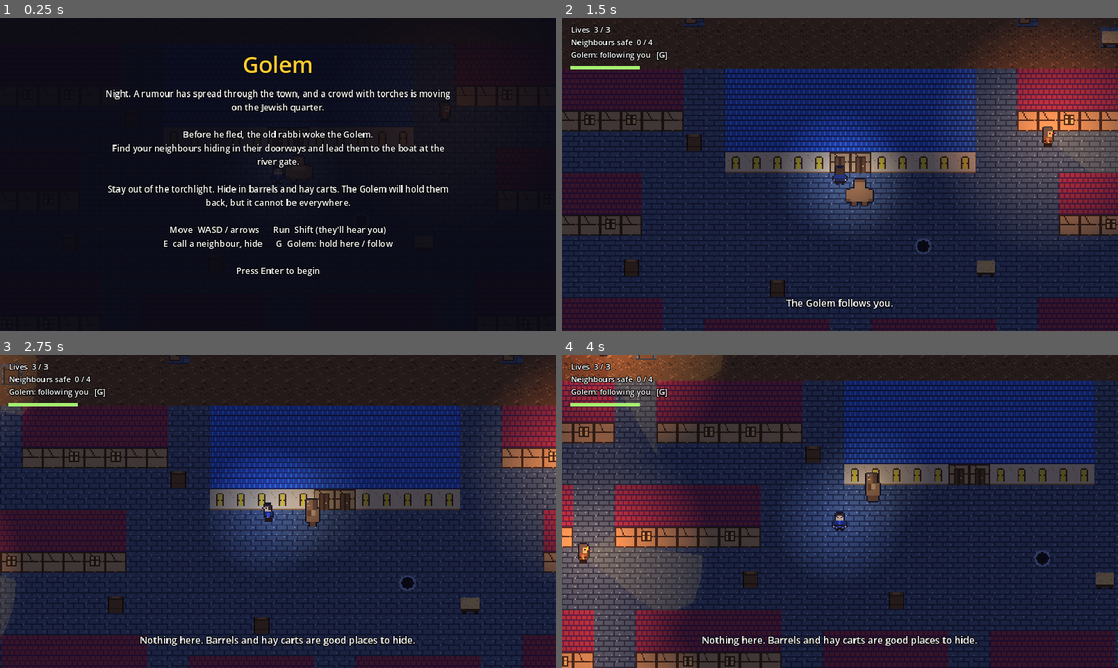
Above: before the commit, frames 1-4 (two rows, left to right).
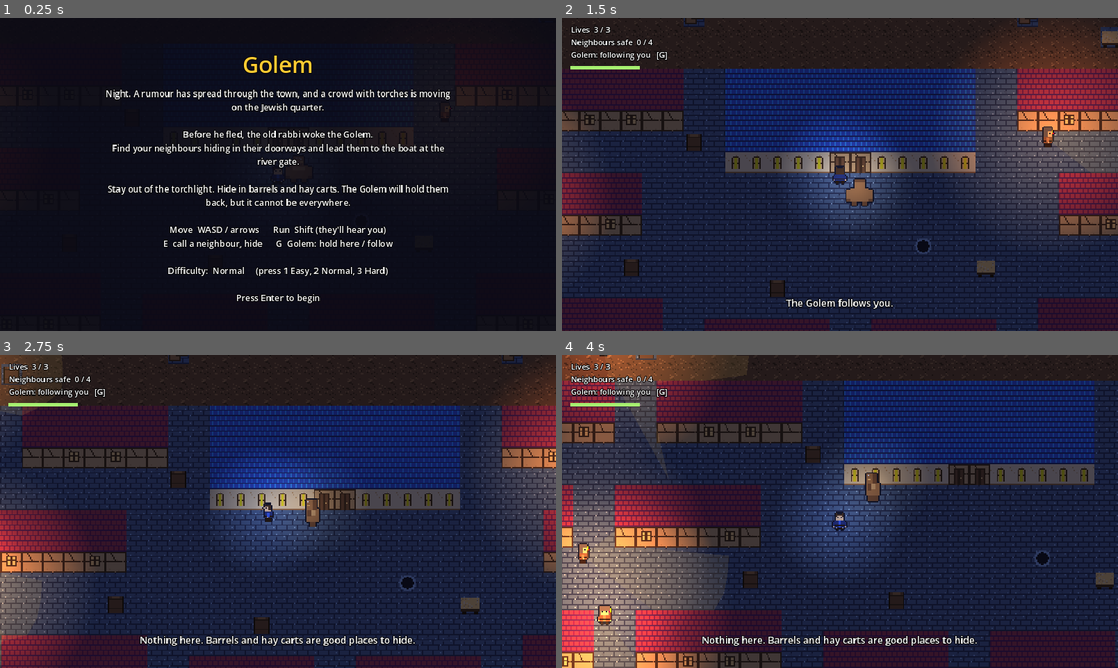
Above: after the commit, the same moments.

Repository: adobrer99-max/golem-game
Game: Godot game, scene res://main.tscn
The game is run twice, just before and just after one commit, with the same random seed, the same clock (stepped at 60 frames per second) and the same inputs.
Inputs:
- Up to frame 1 (0.25 s): no input
- Up to frame 2 (1.5 s): tap Enter (confirm) at 0.5 s; hold Enter (confirm) 0.53-1.28 s; hold W (up) from 0.53 s (still down); tap Space at 0.77 s; tap G (golem) at 0.8, 1.35 s
- Up to frame 3 (2.75 s): tap Space at 1.52 s; tap E (interact) at 1.55 s; release W (up) at 2.03 s; hold A (left) from 2.03 s (still down); hold E (interact) from 2.03 s (still down); tap Shift (sprint) at 2.3 s
- Up to frame 4 (4 s): release E (interact) at 2.78 s; tap Shift (sprint) at 2.85 s; tap Space at 3.02, 3.77 s; tap 1 at 3.05, 3.6 s; release A (left) at 3.53 s; hold S (down) from 3.53 s (still down); tap 2 at 3.8 s

The runs differ from the first frame. In frame 1, 0.6% of the frame differs, in the area x 30-70%, y 79-92%; in frame 2, 1.3%; in frame 3, 5.8%; in frame 4, 11%, in the area x 0-30%, y 49-100%.

Commit message:
Harder: Easy / Normal / Hard, three more patrols
Normal is the new default. Mobs see further, notice you faster, chase longer
and check hiding places where they lost you; the Golem shoves less often;
getting caught sends your neighbours back into hiding. Easy keeps the first
version's rules. Also fixes routes to barrels and hay carts (searchers and
the Golem couldn't path to them). Adds tests/difficulty.gd.

Co-Authored-By: Claude Opus 5.5 <noreply@anthropic.com>
Claude-Session: https://claude.ai/code/session_016Cn9VQzkGSf1AWUzN4E1E7

Diff:
--- a/game/scripts/golem.gd
+++ b/game/scripts/golem.gd
@@ -5,6 +5,8 @@
 const SPEED := 46.0
 const REACH := 30.0
 
+var rest := 1.0          # seconds between shoves (set by the difficulty)
+var knockdown := 3.5     # how long a shoved mob member stays down
 var holding := false
 var hold_pos := Vector2.ZERO
 var shove_cooldown := 0.0
@@ -55,7 +57,7 @@
 	animate(false, "shove")
 	sprite.frame = 0
 	shoving = 0.45
-	shove_cooldown = 1.0
+	shove_cooldown = rest
 	get_tree().create_timer(0.15).timeout.connect(_hit)
 
 
@@ -72,4 +74,4 @@
 		if global_position.distance_to(m.global_position) < REACH + 4 and (m.global_position - global_position).dot(facing) > 0:
 			hit[m] = true
 	for m in hit:
-		m.stun(global_position)
+		m.stun(global_position, knockdown)
--- a/game/scripts/hud.gd
+++ b/game/scripts/hud.gd
@@ -74,8 +74,8 @@
 	message_time = seconds
 
 
-func refresh(lives: int, saved: int, total: int, following: int, golem_holding: bool, stamina: float, hidden: bool) -> void:
-	var t := "Lives  %d / 3\nNeighbours safe  %d / %d" % [lives, saved, total]
+func refresh(lives: int, max_lives: int, saved: int, total: int, following: int, golem_holding: bool, stamina: float, hidden: bool) -> void:
+	var t := "Lives  %d / %d\nNeighbours safe  %d / %d" % [lives, max_lives, saved, total]
 	if following > 0:
 		t += "   (%d with you)" % following
 	t += "\nGolem: %s   [G]" % ("holding this spot" if golem_holding else "following you")
--- a/game/scripts/level.gd
+++ b/game/scripts/level.gd
@@ -183,21 +183,33 @@
 		a = nearest_open(a)
 	if not astar.is_in_boundsv(b):
 		return PackedVector2Array()
+	var target_solid := astar.is_point_solid(b)
+	if target_solid:
+		b = nearest_open(b, from)   # e.g. a barrel: walk to the free tile next to it
 	var p := astar.get_point_path(a, b, true)
 	for i in p.size():
 		p[i] += Vector2(0, 4)
-	if p.size() > 0 and not astar.is_point_solid(b):
+	if p.size() > 0 and not target_solid:
 		p[p.size() - 1] = to   # finish exactly on the target
 	return p
 
 
-func nearest_open(c: Vector2i) -> Vector2i:
+## The closest free tile to c, preferring the side nearest `toward` when given.
+func nearest_open(c: Vector2i, toward := Vector2.INF) -> Vector2i:
 	for r in range(1, 4):
+		var best := c
+		var bd := INF
 		for dy in range(-r, r + 1):
 			for dx in range(-r, r + 1):
 				var n := c + Vector2i(dx, dy)
 				if astar.is_in_boundsv(n) and not astar.is_point_solid(n):
-					return n
+					var d := 0.0 if toward == Vector2.INF else center(n).distance_to(toward)
+					d += Vector2(dx, dy).length() * 4.0
+					if d < bd:
+						bd = d
+						best = n
+		if best != c:
+			return best
 	return c
 
 
--- a/game/scripts/main.gd
+++ b/game/scripts/main.gd
@@ -11,6 +11,20 @@
 	"elder": "res://art/elder/elder.tscn",
 }
 
+# Easy is the first version of the game. Normal and Hard add three more patrols, and make the mob
+# see further, notice you faster, chase harder and check hiding places. The Golem shoves less often,
+# and when you're caught your neighbours scatter back to their doorways.
+const DIFFICULTY := {
+	"Easy":   {"view": 92.0, "alert": 1.0, "chase": 64.0, "give_up": 2.5, "golem_rest": 1.0, "knockdown": 3.5, "lives": 3,
+		"scatter": false, "extra_mobs": false, "check_hiding": false, "hearing": 100.0, "stamina_drain": 0.45},
+	"Normal": {"view": 112.0, "alert": 1.5, "chase": 70.0, "give_up": 3.5, "golem_rest": 1.8, "knockdown": 2.6, "lives": 3,
+		"scatter": true, "extra_mobs": true, "check_hiding": true, "hearing": 125.0, "stamina_drain": 0.55},
+	"Hard":   {"view": 126.0, "alert": 2.0, "chase": 76.0, "give_up": 4.5, "golem_rest": 2.6, "knockdown": 1.8, "lives": 2,
+		"scatter": true, "extra_mobs": true, "check_hiding": true, "hearing": 150.0, "stamina_drain": 0.7},
+}
+
+var difficulty: String = Engine.get_meta("golem_difficulty", "Normal")   # remembered across restarts
+var diff: Dictionary
 var level: Level
 var player: Player
 var golem: Golem
@@ -63,6 +77,7 @@
 	for id in level.mobs:
 		var m := _spawn(Mob.new(), "mob", level.mobs[id], actors) as Mob
 		m.start = m.global_position
+		m.id = id
 		for p in level.patrols.get(id, []):
 			if level.points.has(p):
 				m.route.append(level.spot(level.points[p]))
@@ -73,14 +88,21 @@
 	if body:
 		body.area_entered.connect(_on_player_touched)
 
+	for nb in neighbours:
+		nb.home = nb.global_position
 	hud = Hud.new()
 	add_child(hud)
+	_show_intro()
+
+
+func _show_intro() -> void:
 	hud.show_screen("Golem",
 		"Night. A rumour has spread through the town, and a crowd with torches is moving on the Jewish quarter.\n\n" +
 		"Before he fled, the old rabbi woke the Golem.\n" +
 		"Find your neighbours hiding in their doorways and lead them to the boat at the river gate.\n\n" +
 		"Stay out of the torchlight. Hide in barrels and hay carts. The Golem will hold them back, but it cannot be everywhere.\n\n" +
-		"Move  WASD / arrows      Run  Shift (they'll hear you)\nE  call a neighbour, hide      G  Golem: hold here / follow\n\nPress Enter to begin")
+		"Move  WASD / arrows      Run  Shift (they'll hear you)\nE  call a neighbour, hide      G  Golem: hold here / follow\n\n" +
+		"Difficulty:  %s     (press 1 Easy, 2 Normal, 3 Hard)\n\nPress Enter to begin" % difficulty)
 
 
 func _spawn(a: Actor, sprite: String, cell: Vector2i, parent: Node, radius := 5.0) -> Actor:
@@ -122,6 +144,10 @@
 func _unhandled_input(event: InputEvent) -> void:
 	if event.is_action_pressed("confirm") and state == "intro":
 		start()
+	elif state == "intro" and event is InputEventKey and event.pressed and not event.echo and event.physical_keycode in [KEY_1, KEY_2, KEY_3]:
+		difficulty = ["Easy", "Normal", "Hard"][event.physical_keycode - KEY_1]
+		Engine.set_meta("golem_difficulty", difficulty)
+		_show_intro()
 	elif event.is_action_pressed("restart") or (event.is_action_pressed("confirm") and state in ["won", "lost"]):
 		get_tree().reload_current_scene()
 	elif state == "play":
@@ -133,6 +159,22 @@
 
 
 func start() -> void:
+	diff = DIFFICULTY[difficulty]
+	lives = diff.lives
+	for m in mobs.duplicate():
+		if not diff.extra_mobs and int(m.id) > 5:
+			mobs.erase(m)
+			m.cone.queue_free()
+			m.queue_free()
+			continue
+		m.view = diff.view
+		m.alert_rate = diff.alert
+		m.chase_speed = diff.chase
+		m.give_up = diff.give_up
+		m.checks_hiding_spots = diff.check_hiding
+	golem.rest = diff.golem_rest
+	golem.knockdown = diff.knockdown
+	player.stamina_drain = diff.stamina_drain
 	state = "play"
 	hud.hide_screen()
 	hud.say("Find your neighbours. Press E next to them.", 5.0)
@@ -141,7 +183,7 @@
 func _physics_process(_delta: float) -> void:
 	if state == "play" and player.sprinting:
 		for m in mobs:
-			if m.global_position.distance_to(player.global_position) < 100.0:
+			if m.global_position.distance_to(player.global_position) < diff.hearing:
 				m.hear(player.global_position)
 	var on_exit := level.is_exit(level.cell_of(player.global_position))
 	if state == "play" and on_exit:
@@ -152,7 +194,7 @@
 			hud.say("You can't leave yet. Some of your neighbours are still hiding in the quarter.")
 	if not on_exit:
 		told_exit = false
-	hud.refresh(lives, saved, neighbours.size(), followers.size(), golem.holding, player.stamina, player.in_hiding)
+	hud.refresh(lives, diff.get("lives", 3), saved, neighbours.size(), followers.size(), golem.holding, player.stamina, player.in_hiding)
 
 
 func interact() -> void:
@@ -207,7 +249,7 @@
 		player_caught(who)
 
 
-func player_caught(_by: Mob) -> void:
+func player_caught(_by: Mob, why := "They caught you!") -> void:
 	if state != "play" or player.safe_time > 0.0:
 		return
 	lives -= 1
@@ -216,7 +258,13 @@
 		hud.show_screen("Caught", "They caught you too many times.\n\nPress Enter to try again.")
 		return
 	state = "caught"
-	hud.say("They caught you! You break free and run back to the synagogue.", 3.0)
+	if diff.scatter and followers.size() > 0:
+		hud.say(why + " You break free, but your neighbours scatter back into hiding.", 4.0)
+		for n in followers:
+			n.go_home()
+		followers.clear()
+	else:
+		hud.say(why + " You break free and run back to the synagogue.", 3.0)
 	await get_tree().create_timer(1.2).timeout
 	player.unhide()
 	player.global_position = level.spot(level.player_start)
--- a/game/scripts/mob.gd
+++ b/game/scripts/mob.gd
@@ -6,11 +6,17 @@
 enum S { PATROL, CHASE, SEARCH, RETURN, STUNNED }
 
 const PATROL_SPEED := 32.0
-const CHASE_SPEED := 64.0
 const SEARCH_SPEED := 44.0
-const VIEW := 92.0
 const HALF_ANGLE := 0.66        # radians either side of where they face
 const RAYS := 11
+
+# set by the difficulty (see DIFFICULTY in main.gd)
+var view := 92.0
+var chase_speed := 64.0
+var give_up := 2.5
+var alert_rate := 1.0
+var checks_hiding_spots := false
+var id := ""
 
 var state := S.PATROL
 var start := Vector2.ZERO
@@ -75,8 +81,8 @@
 	var player: Player = main.player
 	var sees := can_see(player)
 	if sees:
-		var closeness := 1.0 - clampf(global_position.distance_to(player.global_position) / VIEW, 0.0, 1.0)
-		alert = minf(1.0, alert + delta * (0.9 + 3.0 * closeness))
+		var closeness := 1.0 - clampf(global_position.distance_to(player.global_position) / view, 0.0, 1.0)
+		alert = minf(1.0, alert + delta * (0.9 + 3.0 * closeness) * alert_rate)
 		last_seen = player.global_position
 	else:
 		alert = maxf(0.0, alert - delta * 0.35)
@@ -100,14 +106,14 @@
 				moving = move_along(PATROL_SPEED)
 		S.CHASE:
 			lost_time = 0.0 if sees else lost_time + delta
-			if lost_time > 2.5:
+			if lost_time > give_up:
 				state = S.SEARCH
 				search_time = 4.0
 			else:
 				if repath <= 0.0:
 					go_to(last_seen)
 					repath = 0.3
-				moving = move_along(CHASE_SPEED)
+				moving = move_along(chase_speed)
 				if global_position.distance_to(player.global_position) < 11.0:
 					main.player_caught(self)
 		S.SEARCH:
@@ -117,6 +123,9 @@
 				if repath <= 0.0 and global_position.distance_to(last_seen) > 6.0:
 					go_to(last_seen)
 					repath = 1.0
+				# on Normal and Hard they check barrels and hay carts near where they lost you
+				if checks_hiding_spots and player.in_hiding and global_position.distance_to(player.global_position) < 24.0:
+					main.player_caught(self, "They found you hiding!")
 				search_time -= delta
 				look_time -= delta
 				if look_time <= 0.0:
@@ -144,7 +153,7 @@
 	var eye := global_position + Vector2(0, -10)
 	var to := player.global_position + Vector2(0, -6)
 	var d := eye.distance_to(to)
-	if d > VIEW:
+	if d > view:
 		return false
 	if player.in_hiding:
 		# hiding only works if they didn't watch you climb in
@@ -173,9 +182,9 @@
 	repath = 1.0
 
 
-func stun(from: Vector2) -> void:
+func stun(from: Vector2, seconds := 3.5) -> void:
 	state = S.STUNNED
-	stun_time = 3.5
+	stun_time = seconds
 	alert = 0.0
 	velocity = (global_position - from).normalized() * 160.0
 
@@ -192,7 +201,7 @@
 	var base := facing.angle()
 	for i in RAYS:
 		var a := base - HALF_ANGLE + 2.0 * HALF_ANGLE * i / (RAYS - 1)
-		var world_end: Vector2 = level.ray_end(global_position + eye, global_position + eye + Vector2.from_angle(a) * VIEW)
+		var world_end: Vector2 = level.ray_end(global_position + eye, global_position + eye + Vector2.from_angle(a) * view)
 		pts.append(world_end - global_position)
 	cone.polygon = pts
 	var c := Color(1.0, 0.25, 0.2, 0.22) if state == S.CHASE else Color(1.0, 0.82, 0.4, 0.10 + 0.14 * alert)
--- a/game/scripts/neighbour.gd
+++ b/game/scripts/neighbour.gd
@@ -6,6 +6,7 @@
 
 var state := S.HIDING
 var leader: Node2D
+var home := Vector2.ZERO
 var speed := 62.0
 var repath := 0.0
 var prompt: Label
@@ -23,6 +24,14 @@
 	prompt.add_theme_constant_override("outline_size", 4)
 	add_child(prompt)
 	make_light(0.25, 0.5, Color(1.0, 0.9, 0.7)).position = Vector2(0, -8)
+
+
+## Caught on Normal and Hard: they run back to their doorway and hide again.
+func go_home() -> void:
+	state = S.HIDING
+	global_position = home
+	facing = Vector2.DOWN
+	path = PackedVector2Array()
 
 
 func _physics_process(delta: float) -> void:
--- a/game/scripts/player.gd
+++ b/game/scripts/player.gd
@@ -5,6 +5,7 @@
 const SPRINT := 92.0
 
 var stamina := 1.0
+var stamina_drain := 0.45
 var sprinting := false
 var in_hiding := false
 var safe_time := 0.0       # after being caught, a moment where nobody can grab you
@@ -38,7 +39,7 @@
 		return
 	var v := Input.get_vector("left", "right", "up", "down")
 	sprinting = Input.is_action_pressed("sprint") and v != Vector2.ZERO and stamina > 0.02
-	stamina = clampf(stamina + (-0.45 if sprinting else 0.22) * delta, 0.0, 1.0)
+	stamina = clampf(stamina + (-stamina_drain if sprinting else 0.22) * delta, 0.0, 1.0)
 	velocity = v * (SPRINT if sprinting else WALK)
 	if v != Vector2.ZERO:
 		facing = v
--- /dev/null
+++ b/game/tests/difficulty.gd
@@ -0,0 +1,40 @@
+extends SceneTree
+# Checks the difficulty rules. From the game folder:
+#   godot --headless --path . -s res://tests/difficulty.gd
+
+func frames(n: int) -> void:
+	for i in n:
+		await physics_frame
+
+func run(level_name: String) -> void:
+	Engine.set_meta("golem_difficulty", level_name)
+	var main = load("res://main.tscn").instantiate()
+	root.add_child(main)
+	await frames(2)
+	main.start()
+	await frames(2)
+	print(level_name, ": mobs=", main.mobs.size(), " lives=", main.lives, " view=", main.mobs[0].view, " golem rest=", main.golem.rest)
+	# get caught while a neighbour follows you
+	var n = main.neighbours[0]
+	main.player.global_position = n.global_position + Vector2(0, 14)
+	main.interact()
+	main.player_caught(main.mobs[0])
+	await frames(100)
+	print("  after being caught: neighbour ", ["hiding again", "still following", "saved"][n.state], ", back home: ", n.global_position.distance_to(n.home) < 2)
+	# hide right where a searching mob is looking
+	main.player.safe_time = 0
+	main.player.hide_in(main.level.spot(Vector2i(12, 3)))
+	var m = main.mobs[0]
+	m.global_position = main.level.spot(Vector2i(10, 3))
+	m.hear(main.level.spot(Vector2i(12, 3)))
+	var lives = main.lives
+	await frames(150)
+	print("  searching mob finds you in the barrel: ", main.lives < lives)
+	main.queue_free()
+	await frames(5)
+
+func _initialize() -> void:
+	await run("Easy")
+	await run("Normal")
+	await run("Hard")
+	quit()
--- a/game/tests/playtest.gd
+++ b/game/tests/playtest.gd
@@ -11,7 +11,7 @@
 	main = load("res://main.tscn").instantiate()
 	root.add_child(main)
 	await frames(2)
-	print("mobs=", main.mobs.size(), " neighbours=", main.neighbours.size(), " map=", main.level.width, "x", main.level.height, " exits=", main.level.exits.size())
+	print("difficulty=", main.difficulty, " mobs=", main.mobs.size(), " neighbours=", main.neighbours.size(), " map=", main.level.width, "x", main.level.height, " exits=", main.level.exits.size())
 	print("routes: ", main.mobs.map(func(m): return m.route.size()))
 	main.start()
 	var before = main.mobs.map(func(m): return m.global_position)
@@ -73,7 +73,8 @@
 	# the Golem shoves a chasing mob
 	main.player.global_position = main.level.spot(Vector2i(27, 13))
 	main.golem.global_position = main.level.spot(Vector2i(27, 14))
-	var m3 = main.mobs[2]
+	var m3 = main.mobs.filter(func(x): return x.id == "3")[0]
+	main.golem.shove_cooldown = 0.0
 	m3.global_position = main.level.spot(Vector2i(27, 16))
 	m3.state = Mob.S.CHASE
 	m3.last_seen = main.player.global_position
Not shown, changed: game/levels/level1.txt
